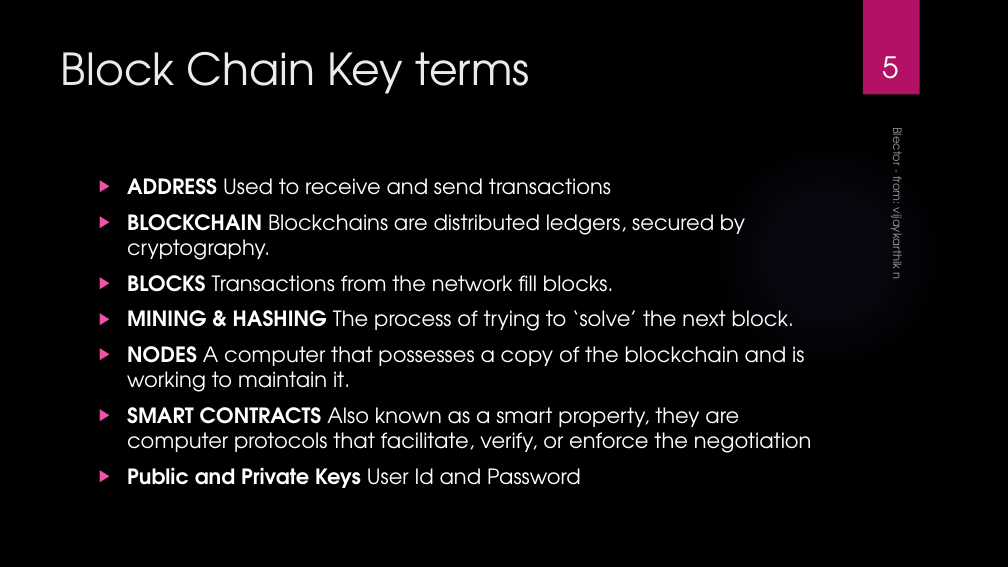
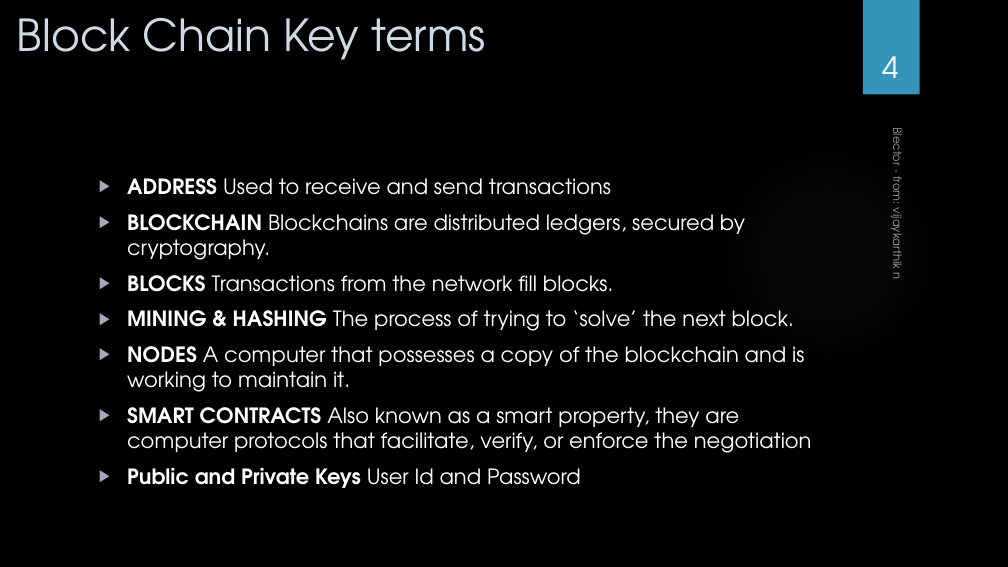
Before and after one commit to karthigowtham/block-chain-electronic-voting-reference-implementation-using-javascript, a slide deck: slide 4 of Blector.pptx (slide 5 before the commit). Drawn at 1008x567 pixels with LibreOffice and Linux fonts; fonts in the diff are those of the drawing; background and template pictures are left out. Boxes give left, top, right and bottom in pixels: in the first picture for what was removed or moved away, otherwise in the second. Text is boxed around its words. In the diff, an @@ line names an element or a change of style, - is before the commit and + after.

Commit message:
ppt completed

```diff
--- a/Blector.pptx
+++ b/Blector.pptx
@@ title "Block Chain Key terms": place and size @@
-title "Block Chain Key terms" at [61,52,529,94]
+title "Block Chain Key terms" at [17,18,485,60]
@@ title "Block Chain Key terms" at [17,18,485,60]: text colour #EBEBEB to #CEDBE6 @@
@@ rectangle at [863,0,920,95]: fill #B31166 to #3494BA @@
@@ page number at [882,56,898,78]: text changed @@
-5
+4
@@ text "ADDRESS Used to receive and ..." at [127,178,812,488]: bullet colour #EF53A5 to #AAA7BC @@
```
Also in this commit, not shown: 12 other slides changed.
